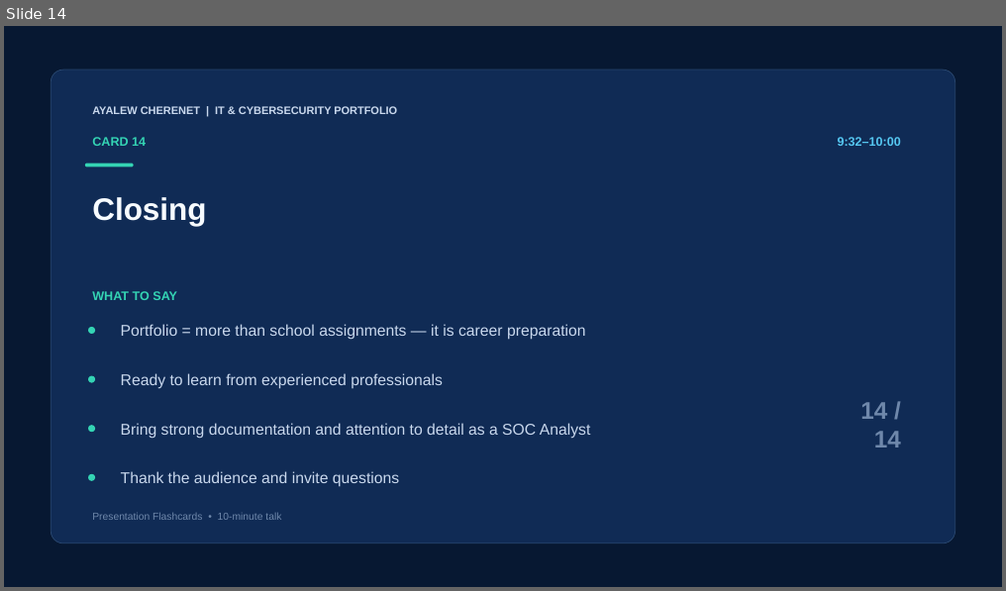
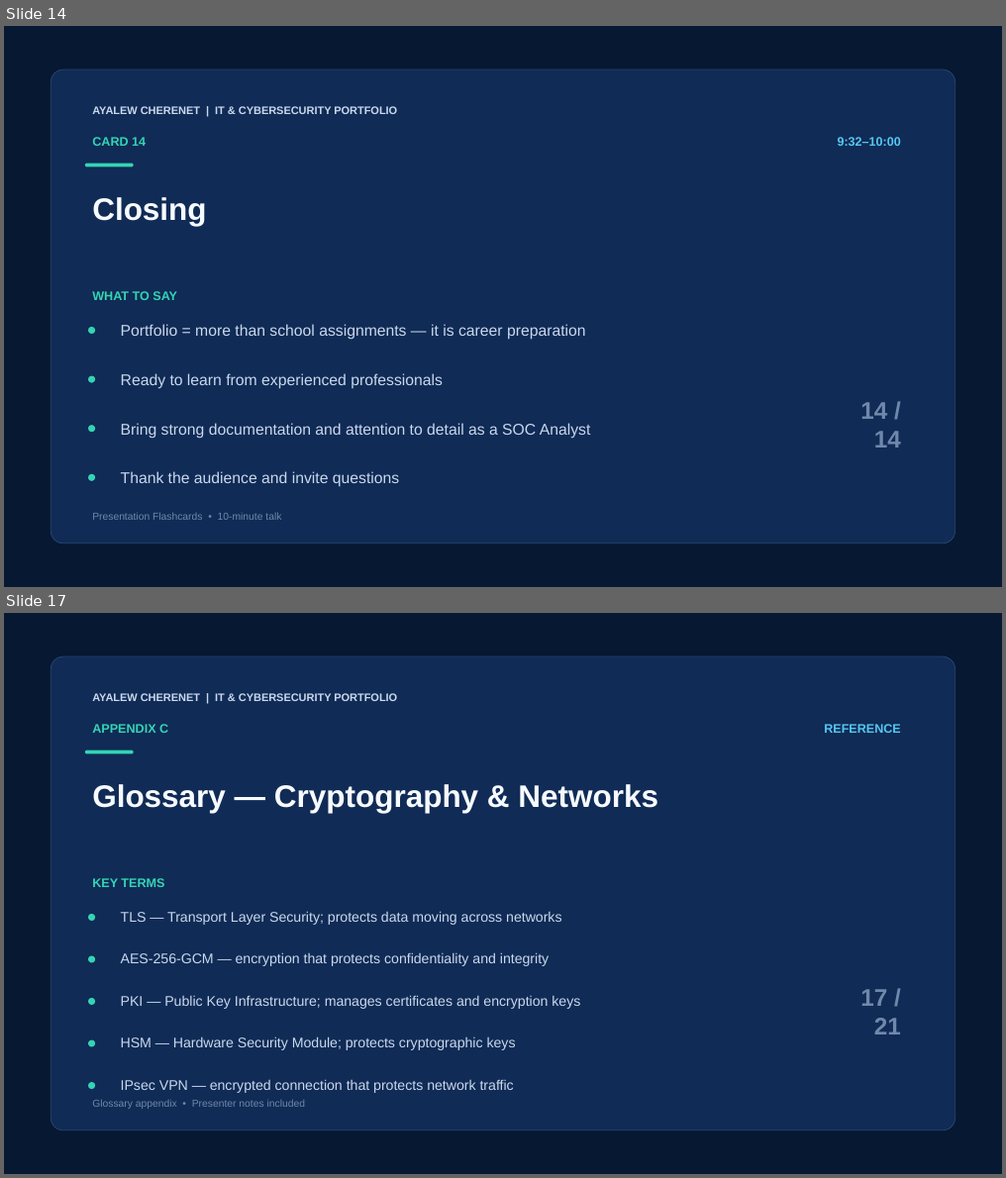
Before and after one commit to AyalewG8/cybersecurity-portfolio, a slide deck: assets/Ayalew_Cherenet_Portfolio_Presentation_Flashcards.pptx. Shown one above the other, each under a label of ours: slide 14 before the commit, slides 14 and 17 after it; the slides between them are not shown. The pictures are 1006x591 and 1006x1178 pixels, drawn with LibreOffice and Linux fonts; fonts in the diff are those of the drawing. Boxes give left, top, right and bottom in pixels: in the first picture for what was removed or moved away, otherwise in the second. Text is boxed around its words. In the diff, an @@ line names an element or a change of style, - is before the commit and + after.

```diff
--- a/assets/Ayalew_Cherenet_Portfolio_Presentation_Flashcards.pptx
+++ b/assets/Ayalew_Cherenet_Portfolio_Presentation_Flashcards.pptx
@@ slide 17 added at [4, 613, 1002, 1174], background #071832 @@
@@ rounded rectangle added at [52, 657, 955, 1131], fill #102B55, outline #28466E 0.75 pt @@
@@ text added at [92, 693, 397, 701], 10.5 pt, text #C9D8ED, bold @@
+AYALEW CHERENET | IT & CYBERSECURITY PORTFOLIO
@@ text added at [92, 724, 168, 733], 12 pt, text #34D4B4, bold @@
+APPENDIX C
@@ text added at [824, 724, 901, 733], 12 pt, text #55C7F1, bold @@
+REFERENCE
@@ rounded rectangle added at [85, 750, 133, 754], fill #34D4B4 @@
@@ text added at [92, 784, 658, 813], 30 pt, text #F7FBFF, bold @@
+Glossary — Cryptography & Networks
@@ text added at [92, 878, 164, 887], 12 pt, text #34D4B4, bold @@
+KEY TERMS
@@ rounded rectangle added at [88, 914, 95, 921], fill #34D4B4 @@
@@ text added at [121, 911, 561, 925], 13.5 pt, text #C9D8ED @@
+TLS — Transport Layer Security; protects data moving across networks
@@ rounded rectangle added at [88, 956, 95, 962], fill #34D4B4 @@
@@ text added at [121, 953, 548, 966], 13.5 pt, text #C9D8ED @@
+AES-256-GCM — encryption that protects confidentiality and integrity
@@ rounded rectangle added at [88, 998, 95, 1005], fill #34D4B4 @@
@@ text added at [121, 995, 580, 1009], 13.5 pt, text #C9D8ED @@
+PKI — Public Key Infrastructure; manages certificates and encryption keys
@@ text added at [860, 989, 901, 1035], 23.2 pt, text #6F88AB, bold @@
+17 / 21
@@ rounded rectangle added at [88, 1041, 95, 1048], fill #34D4B4 @@
@@ text added at [121, 1037, 516, 1051], 13.5 pt, text #C9D8ED @@
+HSM — Hardware Security Module; protects cryptographic keys
@@ rounded rectangle added at [88, 1082, 95, 1089], fill #34D4B4 @@
@@ text added at [121, 1079, 514, 1093], 13.5 pt, text #C9D8ED @@
+IPsec VPN — encrypted connection that protects network traffic
@@ text added at [92, 1100, 305, 1109], 9.8 pt, text #6F88AB @@
+Glossary appendix • Presenter notes included
```
Also in this commit, not shown: 6 other slides added.
